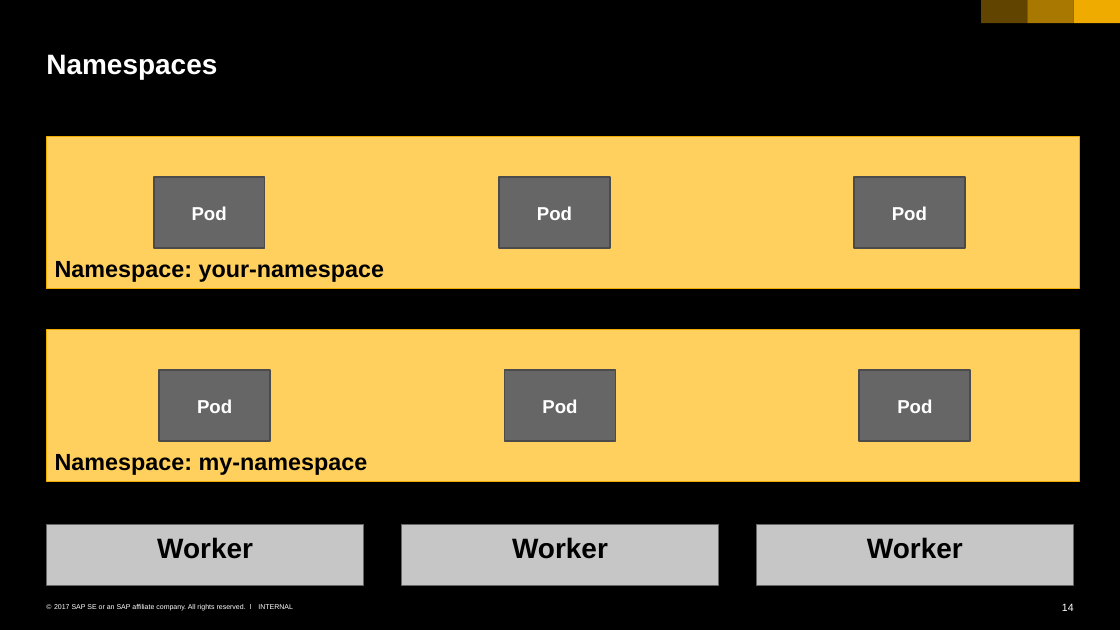
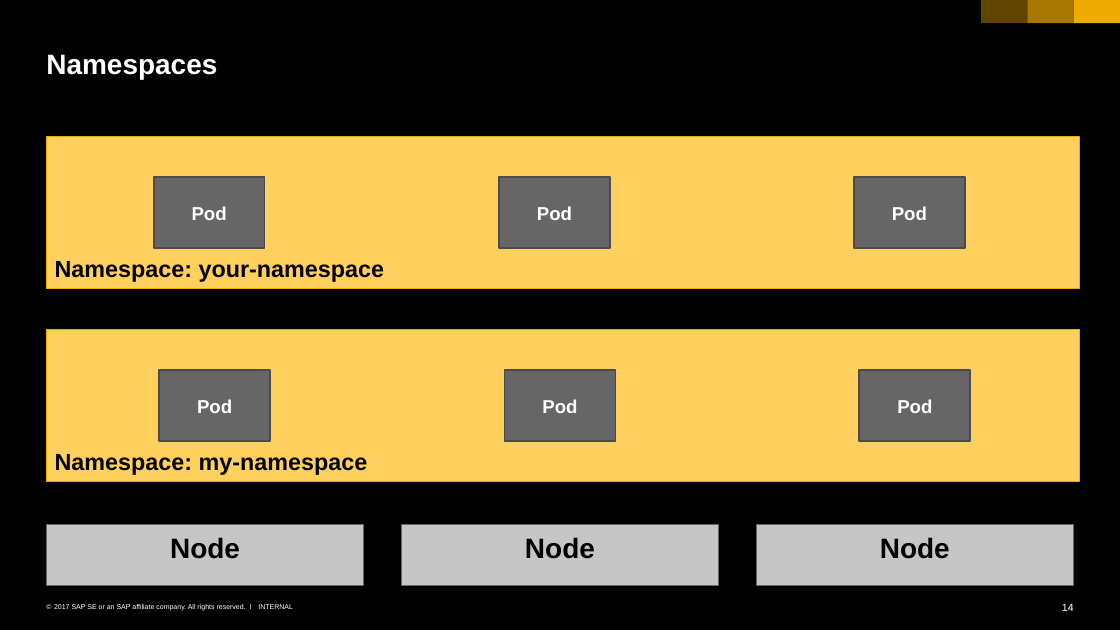
Before and after one commit to cuijiyao01/docker-k8s-training, a slide deck: slide 14 of kubernetes/01_k8s_core_components.pptx. Drawn at 1120x630 pixels with LibreOffice and Linux fonts; fonts in the diff are those of the drawing. Boxes give left, top, right and bottom in pixels: in the first picture for what was removed or moved away, otherwise in the second. Text is boxed around its words. In the diff, an @@ line names an element or a change of style, - is before the commit and + after.

Commit message:
changed "worker" to "node"

```diff
--- a/kubernetes/01_k8s_core_components.pptx
+++ b/kubernetes/01_k8s_core_components.pptx
@@ text in rectangle at [170, 537, 240, 559]: text changed @@
-Worker
+Node
@@ text in rectangle at [525, 537, 595, 559]: text changed @@
-Worker
+Node
@@ text in rectangle at [880, 537, 950, 559]: text changed @@
-Worker
+Node
```
